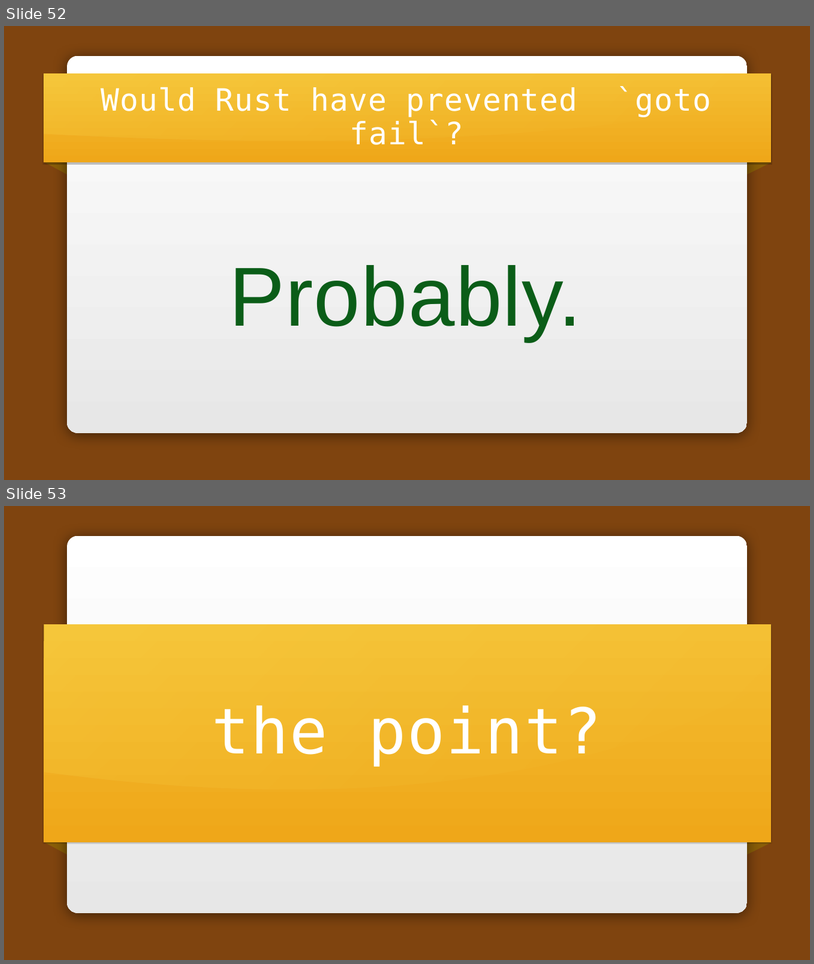
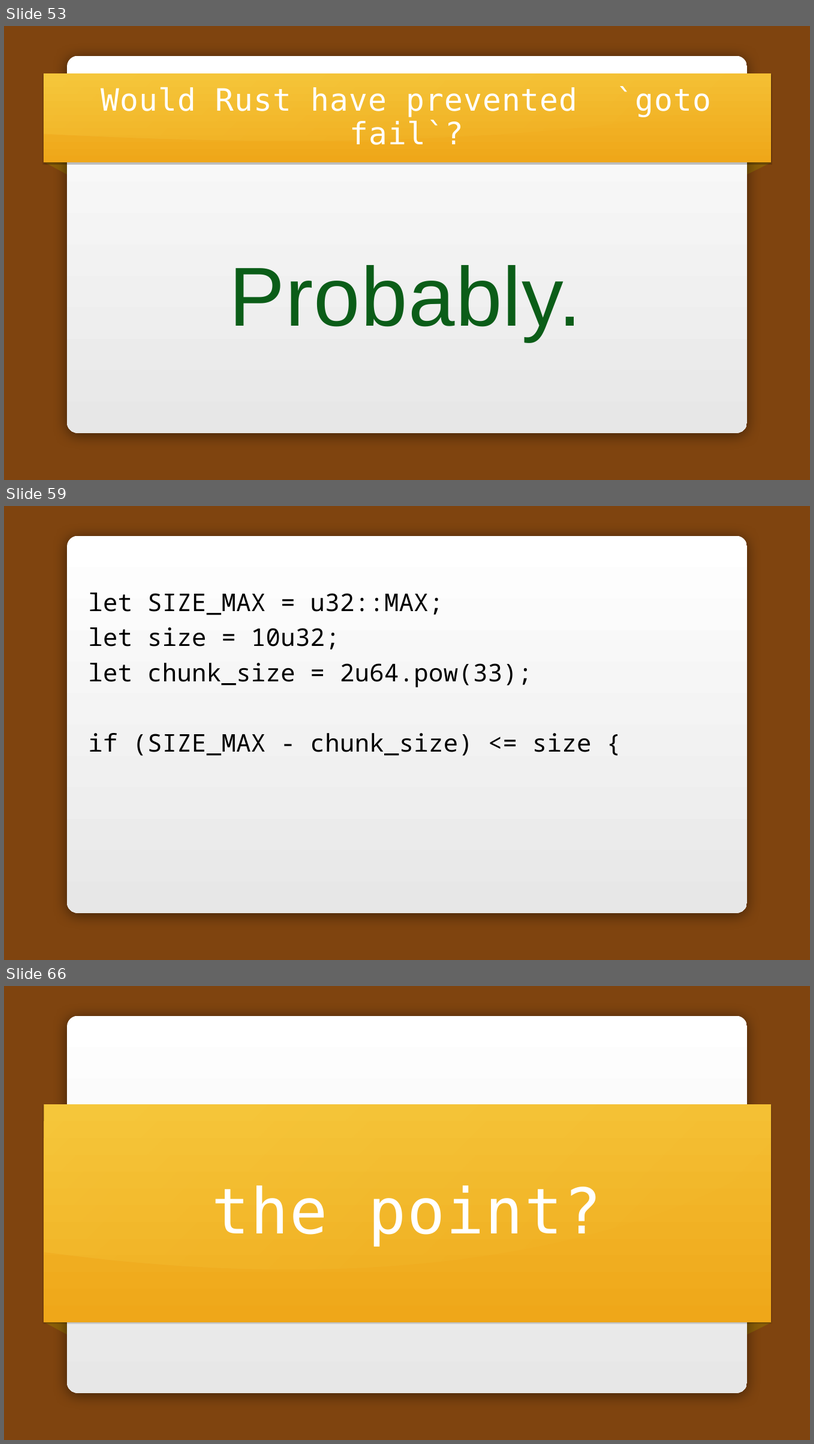
Before and after one commit to carols10cents/rust-safety-presentation, a slide deck: Rust Safety.pptx. Shown one above the other, each under a label of ours: slides 52 and 53 before the commit, slides 53, 59 and 66 after it; the slides between them are not shown. The pictures are 814x964 and 814x1444 pixels, drawn with LibreOffice and Linux fonts; fonts in the diff are those of the drawing; background and template pictures are left out. Boxes give left, top, right and bottom in pixels: in the first picture for what was removed or moved away, otherwise in the second. Text is boxed around its words. In the diff, an @@ line names an element or a change of style, - is before the commit and + after.

```diff
--- a/Rust Safety.pptx
+++ b/Rust Safety.pptx
@@ slide 59 added at [4,506,810,960], background picture (left out); not listed: 1 template element that a slide beside it also shows @@
@@ text added at [88,592,591,756], 58 pt, text #000000 @@
+let SIZE_MAX = u32::MAX;
+let size = 10u32;
+let chunk_size = 2u64.pow(33);
+if (SIZE_MAX - chunk_size) <= size {
@@ what was slide 52 is now slide 53 @@
@@ what was slide 53 is now slide 66 @@
```
Also in this commit, not shown: 5 slides changed, 17 other slides added, 6 slides removed, 2 other files.
